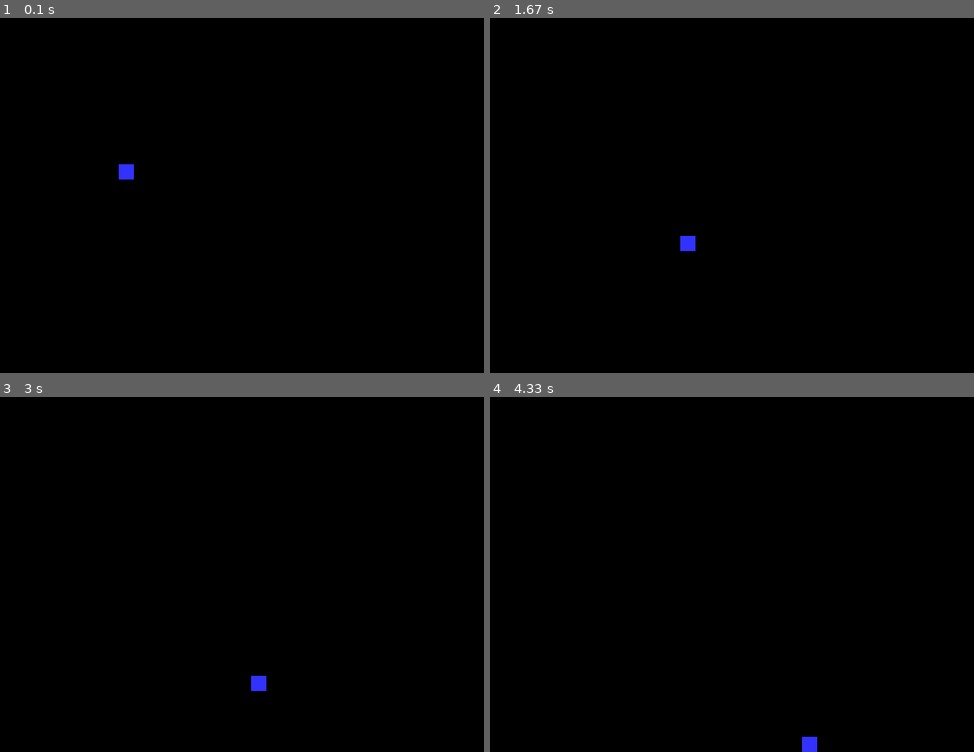
Above: before the commit, frames 1-4 (two rows, left to right).
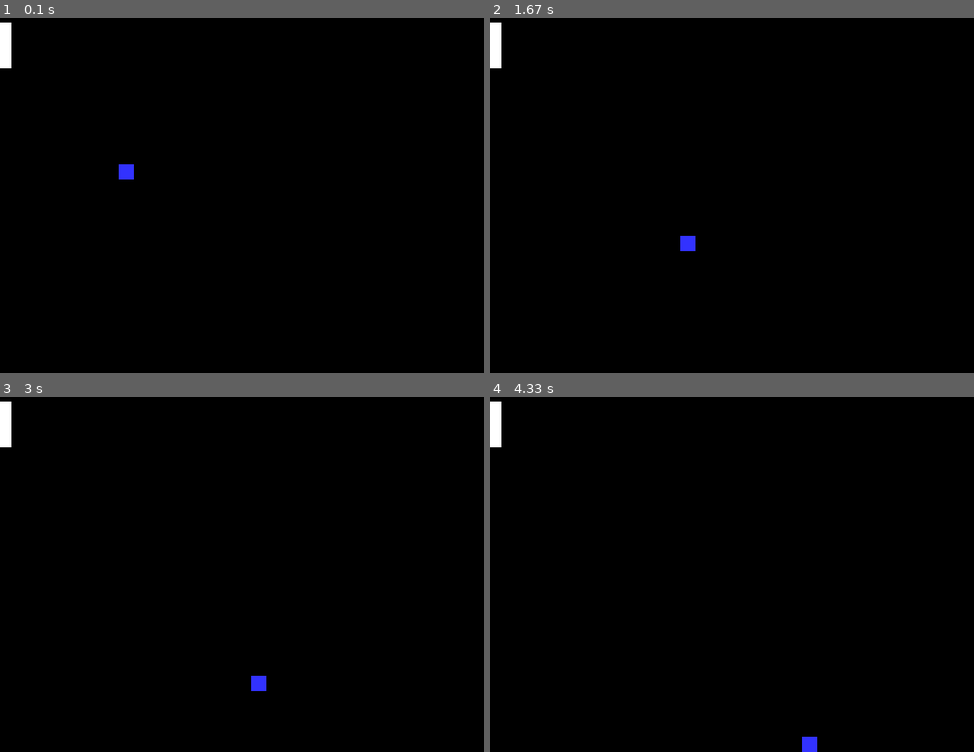
Above: after the commit, the same moments.

Repository: FreeTurkishKebab/usta-acs-tasks
Game: pygame game, started from Pygame/pong_2.py
Two runs of this game, one before a commit and one after it. Both use one fixed random seed, a clock stepped at 60 frames per second and the inputs below.
Inputs:
- Up to frame 1 (0.1 s): no input
- Up to frame 2 (1.67 s): no input
- Up to frame 3 (3 s): no input
- Up to frame 4 (4.33 s): no input

The runs differ from the first frame. In frame 1, 0.3% of the frame differs, in the area x 0-3%, y 1-15%; in frame 2, 0.3%; in frame 3, 0.3%; in frame 4, 0.3%.

Commit message:
More updates

Diff:
--- a/Pygame/pong_2.py
+++ b/Pygame/pong_2.py
@@ -8,6 +8,10 @@
 y_direction = 1
 x_edge = False
 y_edge = False
+padd_length = 15
+padd_width = 60
+x_padd = 0
+y_padd = 20
 # -- Colours
 BLACK = (0,0,0)
 WHITE = (255,255,255)
@@ -34,6 +38,7 @@
 #End If
  #Next event
  # -- Game logic goes after this comment
+ #This is the part of the code which makes the ball bounce
  if y_val == 460 :
     y_edge = True
     winsound.Beep(800,20)
@@ -57,11 +62,12 @@
     y_val = y_val + y_direction
  else :
     y_val = y_val - y_direction
-
+#---------------------------------------------------
  # -- Screen background is BLACK
  screen.fill (BLACK)
  # -- Draw here
- pygame.draw.rect(screen, BLUE, (x_val, y_val, ball_width,20))
+ pygame.draw.rect(screen, BLUE, (x_val, y_val, 20, ball_width))
+ pygame.draw.rect(screen, WHITE, (x_padd, y_padd, padd_length, padd_width))
  # -- flip display to reveal new position of objects
  pygame.display.flip()
  # - The clock ticks over
